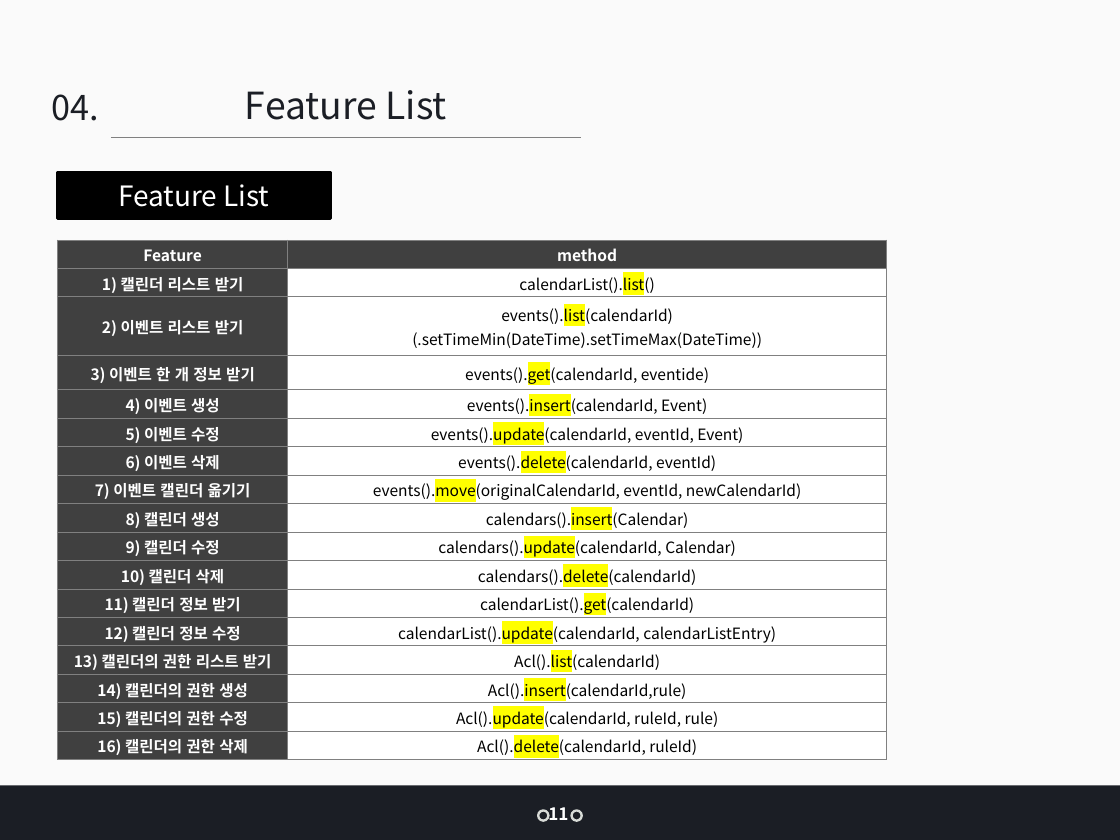
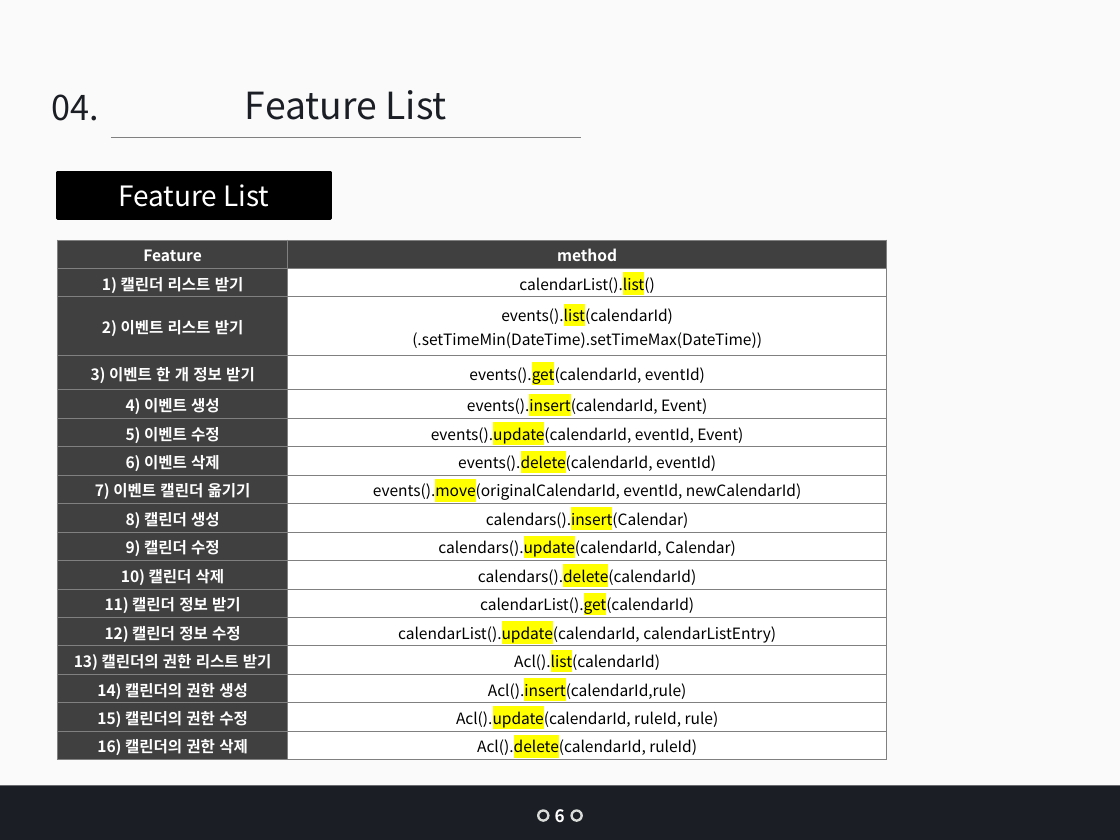
Before and after one commit to jangys/calendarProjectDocument, a slide deck: slide 6 of 인턴 최종 발표_장연수 - v2.pptx. Drawn at 1120x840 pixels with LibreOffice and Linux fonts; fonts in the diff are those of the drawing. Boxes give left, top, right and bottom in pixels: in the first picture for what was removed or moved away, otherwise in the second. Text is boxed around its words. In the diff, an @@ line names an element or a change of style, - is before the commit and + after.

```diff
--- a/인턴 최종 발표_장연수 - v2.pptx
+++ b/인턴 최종 발표_장연수 - v2.pptx
@@ table at bbox=[57, 240, 886, 762] @@
-row 4, column 2: events().get(calendarId, eventide)
+row 4, column 2: events().get(calendarId, eventId)
@@ text at bbox=[555, 809, 565, 822]: text changed @@
-11
+6
```
Also in this commit, not shown: 28 other slides changed, 1 other file.
